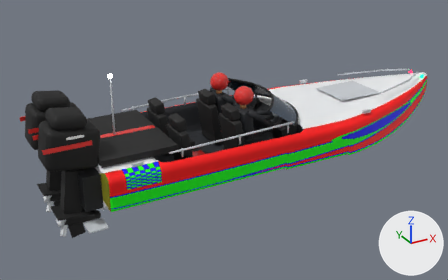
One commit to the glTF model Art/Models/RaceBoat.glb: the scene before it, then after it.
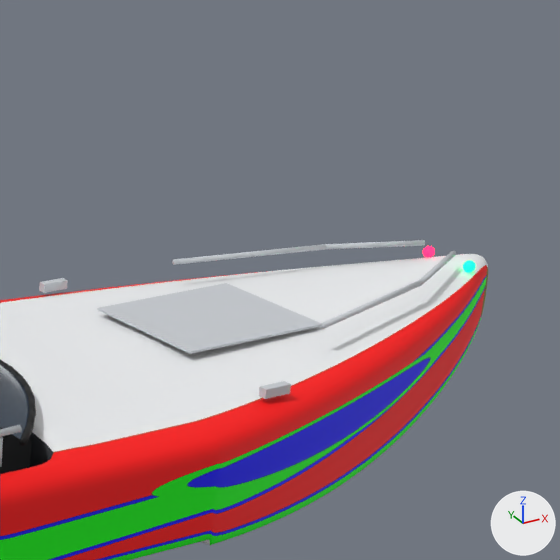
Each version is shown whole from a camera (50 mm lens) standing at (-5.92, -8.7, 4.49) and looking at (-1.04, 0.17, 0.05), then close up on the part from 64% to 100% of the width and 0% to 57% of the height. Every picture has the same lights, and +X, +Y and +Z are marked at lower right. The older version's two pictures come first. Vertices at exactly the same position are counted once.

The first close-up shows 'RaceBoat'.
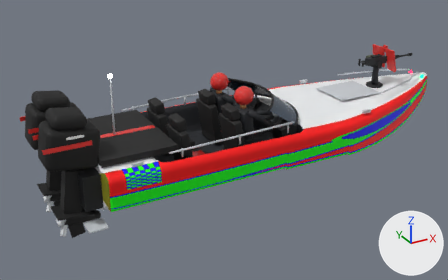
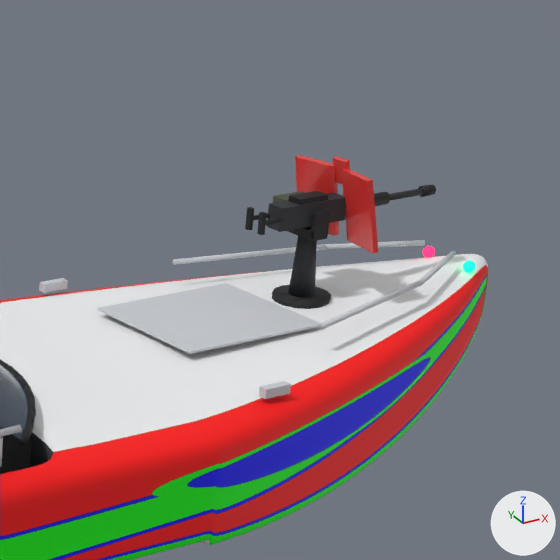
What differs and where, as boxes [x1, y1, x2, y2] in the close-ups (560 x 560 px):
'RaceBoat', reshaped
    before: [0, 240, 488, 560]
    after: [0, 155, 488, 560]
part 1 of me_raceboat, added (black)
    after: [272, 285, 331, 309]
part 2 of me_raceboat, added
    after: [288, 226, 327, 241]
part 3 of me_raceboat, added (black)
    after: [311, 210, 330, 239]
part 4 of me_raceboat, added
    after: [289, 191, 328, 205]
part 5 of me_raceboat, added
    after: [374, 192, 390, 206]
part 6 of me_raceboat, added
    after: [418, 185, 436, 197]
part 7 of me_raceboat, added
    after: [253, 213, 270, 221]
part 8 of me_raceboat, added
    after: [266, 218, 284, 225]
part 9 of me_raceboat, added
    after: [288, 235, 317, 298]
part 10 of me_raceboat, added
    after: [267, 193, 346, 232]
part 11 of me_raceboat, added (mostly hidden)
    after: [389, 188, 424, 200]
part 12 of me_raceboat, added
    after: [273, 191, 305, 231]
part 13 of me_raceboat, added
    after: [245, 207, 254, 230]
part 14 of me_raceboat, added
    after: [257, 212, 267, 235]
part 15 of me_raceboat, added (red)
    after: [295, 155, 378, 254]

Diff of the bpy script that builds the scene:
```diff
--- a/Art/Models/RaceBoat.glb.py
+++ b/Art/Models/RaceBoat.glb.py
@@ me_raceboat @@
-me_raceboat.from_pydata(...)  # 21174 vertices, 41528 faces; spans x -4.37..3.64, y -1.17..1.17, z -0.73..1.64
+me_raceboat.from_pydata(...)  # 21390 vertices, 41884 faces; spans x -4.37..3.64, y -1.17..1.17, z -0.73..1.64
+# me_raceboat part 1: a new loose piece, a 14-sided cylinder along z spanning x 2.044..2.356, y -0.16..0.16, z 0.57..0.63, in mat_steel_17191c (black #17191c)
+# me_raceboat part 2: a new loose piece, a box spanning x 2.15..2.25, y -0.1..0.1, z 0.965..1.015, in mat_steel_17191c (black #17191c)
+# me_raceboat part 3: a new loose piece, a box spanning x 2.15..2.25, y -0.103..-0.078, z 0.98..1.12, in mat_steel_17191c (black #17191c)
+# me_raceboat part 4: a new loose piece, a box spanning x 2.08..2.28, y -0.045..0.045, z 1.165..1.195, in mat_steel_17191c (black #17191c)
+# me_raceboat part 5: a new loose piece, a 10-sided cylinder along x spanning x 2.41..2.75, y -0.036..0.036, z 1.066..1.134, in mat_steel_17191c (black #17191c)
+# me_raceboat part 6: a new loose piece, an 8-sided cut cone along x (radius 0.034 at the low end, 0.03 at the high end) spanning x 3.02..3.1, y -0.034..0.034, z 1.066..1.134, in mat_steel_17191c (black #17191c)
+# me_raceboat part 7: a new loose piece, a box spanning x 1.82..1.96, y 0.04..0.06, z 1.09..1.11, in mat_steel_17191c (black #17191c)
+# me_raceboat part 8: a new loose piece, a box spanning x 1.82..1.96, y -0.06..-0.04, z 1.09..1.11, in mat_steel_17191c (black #17191c)
+# me_raceboat part 9: a new loose piece, a 12-sided cut cone along z (radius 0.08 at the low end, 0.05 at the high end) spanning x 2.12..2.28, y -0.08..0.08, z 0.62..0.98, in mat_steel_2a2d31 (dark grey #2a2d31)
+# me_raceboat part 10: a new loose piece, a box spanning x 1.95..2.41, y -0.05..0.05, z 1.04..1.16, in mat_steel_2a2d31 (dark grey #2a2d31)
+# me_raceboat part 11: a new loose piece, an 8-sided cylinder along x spanning x 2.66..3.06, y -0.02..0.02, z 1.08..1.12, in mat_steel_2a2d31 (dark grey #2a2d31)
+# me_raceboat part 12: a new loose piece, a box spanning x 2.12..2.32, y 0.09..0.22, z 0.97..1.14, in mat_box_4a5240 (greyish green #4a5240)
+# me_raceboat part 13: a new loose piece, a box spanning x 1.808..1.833, y 0.035..0.065, z 1.04..1.16, in mat_rubber_151719 (black #151719)
+# me_raceboat part 14: a new loose piece, a box spanning x 1.808..1.833, y -0.065..-0.035, z 1.04..1.16, in mat_rubber_151719 (black #151719)
+# me_raceboat part 15
+# 24 vertices are added at x 2.32..2.48, y -0.31..0.31, z 0.91..1.37
+# 36 new faces join them, mat_paint_e53935 (red #e53935)
+# other edits to the shape of me_raceboat do not show in these pictures
 me_raceboat.materials.append(mat_livery_ffffff)
@@ me_raceboat @@
 me_raceboat.materials.append(mat_prop_d0d4d8)
+me_raceboat.materials.append(mat_steel_17191c)  # black #17191c
+me_raceboat.materials.append(mat_steel_2a2d31)  # dark grey #2a2d31
+me_raceboat.materials.append(mat_box_4a5240)  # greyish green #4a5240
+me_raceboat.materials.append(mat_chrome_c9a227)  # yellow #c9a227
+me_raceboat.materials.append(mat_rubber_151719)  # black #151719
```
